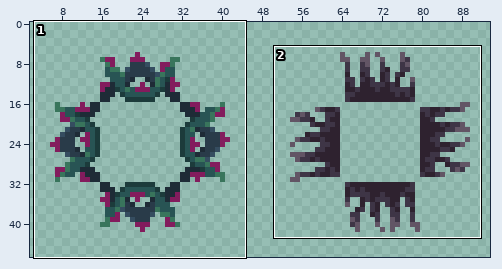
Sprite sheet -- assets/tilesets/Tileset_thorns.png. Above: a wide view before the commit, with the close-up outlined.
Close-up. As it was:
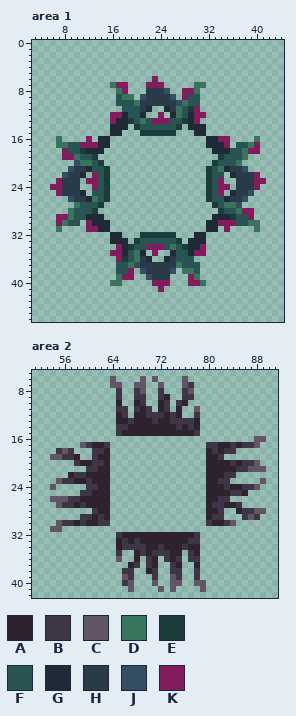
The file is 112x48 pixels. Shown: area 1: x 3..44, y 0..46; area 2: x 51..91, y 5..42. The wide view leaves out empty margins.
Palette (. is transparent): A #2e222f  B #3e3546  C #625565  D #39755c  E #1c3b3b  F #285454  G #1e2b36  H #293b49  J #354d60  K #831c5d
Pixels before, area 1, first column x 6:
 6 .................K..................
 7 ..........DKK...KKK.....DD..........
 8 ...........DK...HHHJ..KKD...........
 9 ...........FDD.JHHHHJ.KFF...........
10 ...........FFFDHHHHHHJDFF...........
11 ............FFFHG..GHDFEK...........
12 ..........KKGFFG..K.GDFGKK..........
13 ..........KGGEFDFKKKFFEGK...........
14 ..........GGG.EFFFFFFE.GGG..........
15 ..........GG...EEEEEE...GG..........
16 .D....K.GG................GGKK....D.
17 .DDFFKKKGG................GGGK.FFDK.
18 ..KFFEGGG..................GGGFFDKK.
19 ..KKDFFE....................EFFFD...
20 ....JDDFE..................EFFFD....
21 ...JHHGFFE................EFDGHHJ...
22 ..JHHG.KFE................EFF.GHHHK.
23 .KHHH.KKFE................EFK..HHHKK
24 KKHHH..KFE................EFKK.HHHK.
25 .KHHHG.FFE................EFK.GHHJ..
26 ...JHHGDFE................EFFGHHJ...
27 ....DFFFE..................EFDDJ....
28 ...DFFFE....................EFFDKK..
29 .KKDFFGGG..................GGGEFFK..
30 .KDFF.KGGG................GGKKKFFDD.
31 .D....KKGG................GG.K....D.
32 ..........GG...EEEEEE...GG..........
33 ..........GGG.EFFFFFFE.GGG..........
34 ...........KGEFFKKKFDFEGGK..........
35 ..........KKGFDG.K..GFFGKK..........
36 ...........KEFDHG..GHFFF............
37 ...........FFDJHHHHHHDFFF...........
38 ...........FFK.JHHHHJ.DDF...........
39 ...........DKK..JHHH...KD...........
40 ..........DD.....KKK...KKD..........
41 ..................K.................
Pixels before, area 2, first column x 54:
 6 ..........C....C.C....C.............
 7 ..........CC..CC..C...CB............
 8 ...........B..BC..B...BC............
 9 ...........B..BB..BA..BB............
10 ...........A..AB..AB.BA.............
11 ...........BB.BAB.AB.A..C...........
12 ...........AB.AABBBABA..B...........
13 ...........AABAAABAABBBBA...........
14 ...........BBAAAAAAAABABA...........
15 ...........BAAAAAAAAAAAAB...........
16 ..................................CC
17 .....CBAAB................BBAABABBC.
18 .BCB...BBA................ABABB.....
19 CCBBA..BAA................AAB.......
20 ....BAABBA................AAAABABBC.
21 ......BBAA................AAAAABBCCC
22 ...ABBAAAA................AAABB.....
23 .CBBAABAAA................AABB.....C
24 C.....BBAA................AAABAABBC.
25 .....BBAAA................AAAABBA...
26 CCCBBAAAAA................AABB......
27 .CBBABAAAA................ABBAAB....
28 .......BAA................AAB..ABBCC
29 .....BBABA................ABB...BCB.
30 .CBBABAABB................BAABC.....
31 CC..................................
32 ...........BAAAAAAAAAAAAB...........
33 ...........ABABAAAAAAAABB...........
34 ...........ABBBBAABAAABAA...........
35 ...........B..ABABBBAA.BA...........
36 ...........C..A.BA.BAB.BB...........
37 .............AB.BA..BA..A...........
38 ............BB..AB..BB..B...........
39 ............CB...B..CB..B...........
40 ............BC...C..CC..CC..........
41 .............C....C.C....C..........
The result:
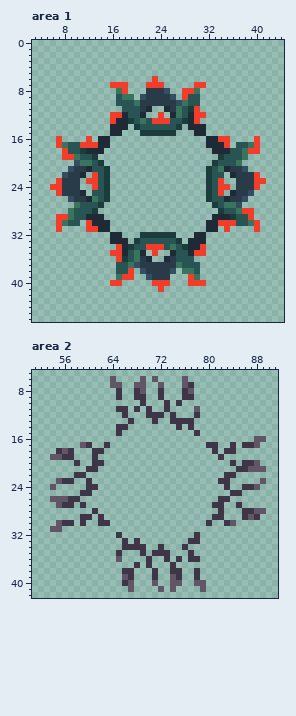
What changed:
Colour K changes from #831c5d to #f13d29.
Area 1:
Colour D becomes colour K in row 7 at x 16 and 30 to 31; in row 16 at x 7 and 40; in row 17 at x 7; in row 30 at x 40; in row 31 at x 7 and 40; in row 40 at x 16 to 17 and 31.
Area 2:
Colour A is removed in row 9 at x 73; in row 10 at x 65, 68, 72 and 76; in row 11 at x 69, 72 and 75; in row 12 at x 65, 68 to 69, 73 and 75; in row 13 at x 65 to 66, 68 to 70, 72 to 73 and 78; in row 14 at x 67 to 74, 76 and 78.
Colour A is removed in row 15 at x 66 to 77; in row 17 at x 61 to 62, 82 to 83 and 85; in row 18 at x 63, 80 and 82; in row 19 at x 58, 62 to 63 and 80 to 81; in row 20 at x 59 to 60, 63, 80 to 83 and 85; in row 21 at x 62 to 63 and 80 to 84.
Colour A is removed in row 22 at x 57, 60 to 63 and 80 to 82; in row 23 at x 58 to 59, 61 to 63 and 80 to 81; in row 24 at x 62 to 63, 80 to 82 and 84 to 85; in row 25 at x 61 to 63, 80 to 83 and 86; in row 26 at x 59 to 63 and 80 to 81; in row 27 at x 58, 60 to 63, 80 and 83 to 84.
Colour A is removed in row 28 at x 62 to 63, 80 to 81 and 85; in row 29 at x 61, 63 and 80; in row 30 at x 58, 60 to 61 and 81 to 82; in row 32 at x 66 to 77; in row 33 at x 65, 67 and 69 to 76; in row 34 at x 65, 70 to 71, 73 to 75 and 77 to 78.
Colour A is removed in row 35 at x 68, 70, 74 to 75 and 78; in row 36 at x 68, 71 and 74; in row 37 at x 67, 71, 75 and 78; in row 38 at x 70.
